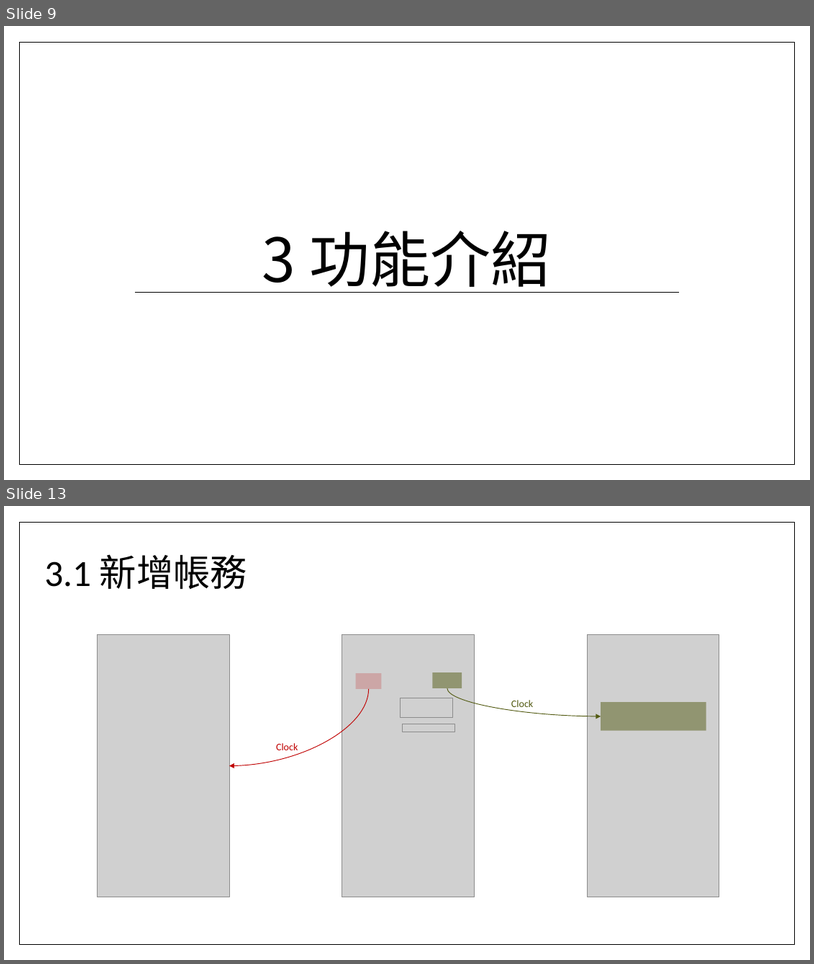
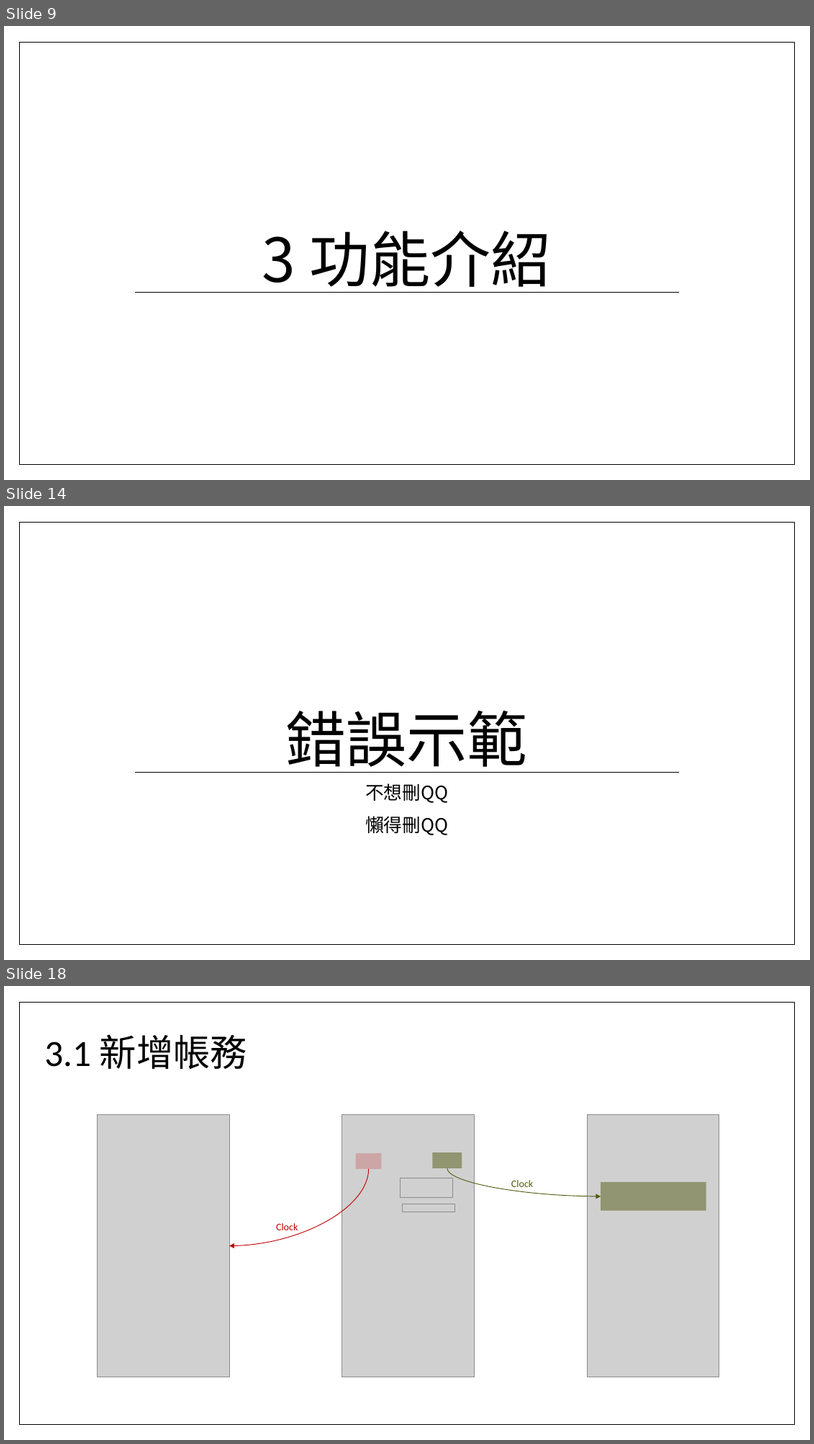
Before and after one commit to TzuHua0706/wk6, a slide deck: UX framework for MoneyCare.pptx. Shown one above the other, each under a label of ours: slides 9 and 13 before the commit, slides 9, 14 and 18 after it; the slides between them are not shown. The pictures are 814x964 and 814x1444 pixels, drawn with LibreOffice and Linux fonts; fonts in the diff are those of the drawing; grey boxes stand for pictures; background and template pictures are left out. Boxes give left, top, right and bottom in pixels: in the first picture for what was removed or moved away, otherwise in the second. Text is boxed around its words. In the diff, an @@ line names an element or a change of style, - is before the commit and + after.

```diff
--- a/UX framework for MoneyCare.pptx
+++ b/UX framework for MoneyCare.pptx
@@ slide 14 added at <box>4,506,810,960</box>, background picture (left out); not listed: 2 template elements that a slide beside it also shows @@
@@ title added at <box>286,710,527,772</box>, 72 pt, text #000000 @@
+錯誤示範
@@ text added at <box>365,783,448,835</box>, 22 pt, text #000000 @@
+不想刪QQ
+懶得刪QQ
@@ what was slide 13 is now slide 18 @@
```
Also in this commit, not shown: 4 other slides added, 1 other file.
